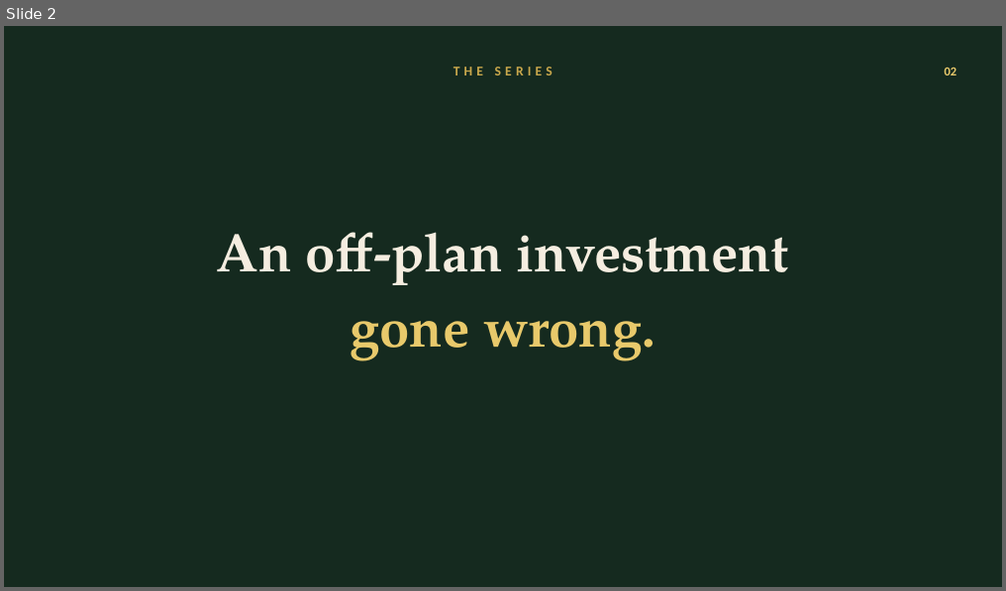
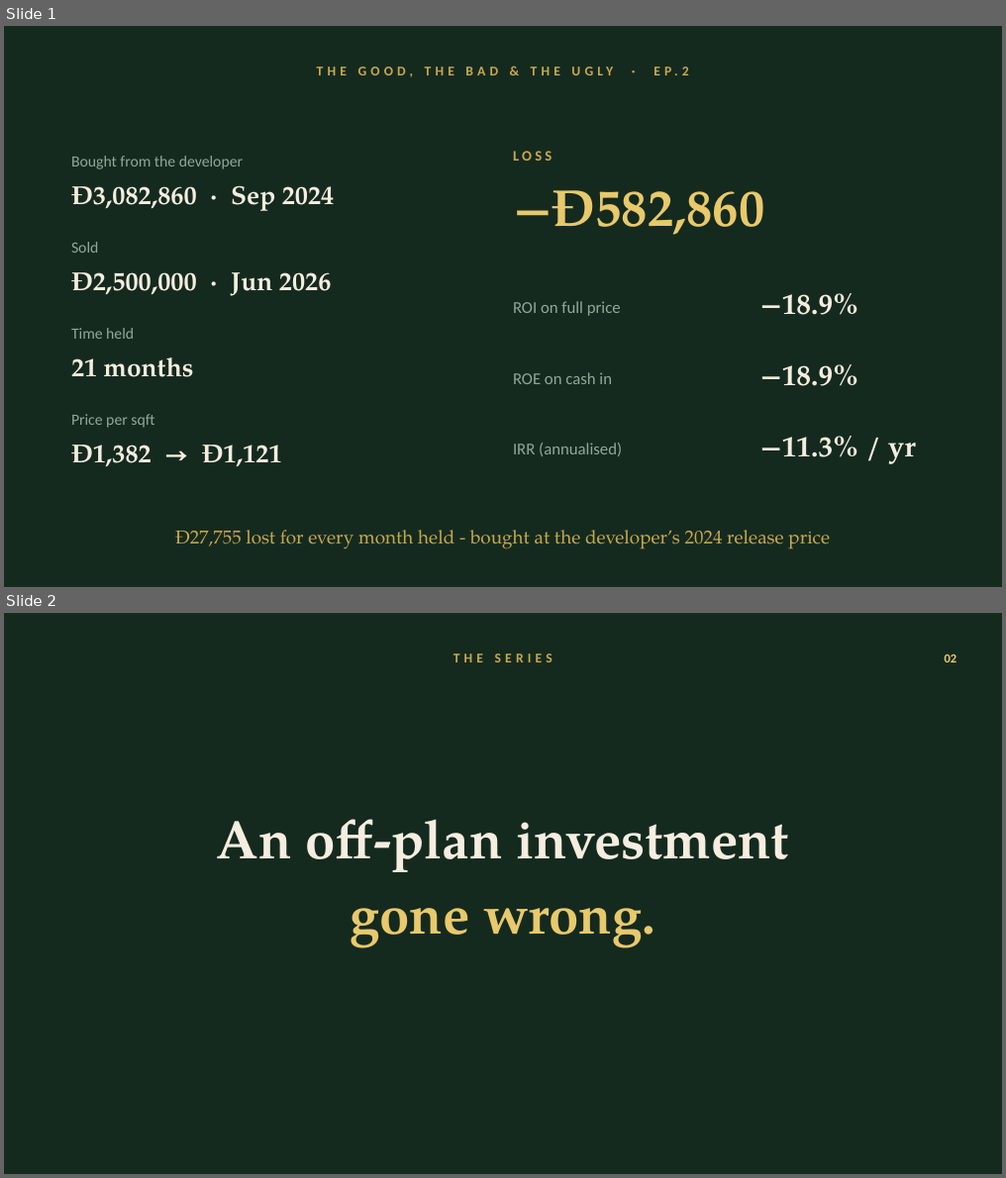
Before and after one commit to calum7macleod/dashboards, a slide deck: content-assets/lagoons-ep2/lagoons-ep2-gone-wrong.pptx. Shown one above the other, each under a label of ours: slide 2 before the commit, slides 1 and 2 after it. The pictures are 1006x591 and 1006x1178 pixels, drawn with LibreOffice and Linux fonts; fonts in the diff are those of the drawing. Boxes give left, top, right and bottom in pixels: in the first picture for what was removed or moved away, otherwise in the second. Text is boxed around its words. In the diff, an @@ line names an element or a change of style, - is before the commit and + after.

Commit message:
EP2 v3: full-number opener, ROE row, covered/reveal record pages

```diff
--- a/content-assets/lagoons-ep2/lagoons-ep2-gone-wrong.pptx
+++ b/content-assets/lagoons-ep2/lagoons-ep2-gone-wrong.pptx
@@ slide 1 added at (4,26,1002,587), background #152A1F @@
@@ text added at (682,67,689,76), 13 pt, text #C9A84C, bold @@
+THE GOOD, THE BAD & THE UGLY · EP.2
@@ text added at (71,156,243,170), 15 pt, text #8FA898 @@
+Bought from the developer
@@ text added at (513,151,551,161), 14 pt, text #C9A84C, bold @@
+LOSS
@@ text added at (71,185,334,211), 25 pt, text #F5EDE0, bold @@
+Đ3,082,860 · Sep 2024
@@ text added at (513,190,764,235), 50 pt, text #E8C96B, bold @@
+−Đ582,860
@@ text added at (71,242,98,253), 15 pt, text #8FA898 @@
+Sold
@@ text added at (71,273,331,296), 25 pt, text #F5EDE0, bold @@
+Đ2,500,000 · Jun 2026
@@ text added at (513,301,621,316), 16 pt, text #8FA898 @@
+ROI on full price
@@ text added at (760,293,859,315), 28 pt, text #F5EDE0, bold @@
+−18.9%
@@ text added at (71,328,134,339), 15 pt, text #8FA898 @@
+Time held
@@ text added at (71,358,194,377), 25 pt, text #F5EDE0, bold @@
+21 months
@@ text added at (513,372,612,384), 16 pt, text #8FA898 @@
+ROE on cash in
@@ text added at (760,365,859,386), 28 pt, text #F5EDE0, bold @@
+−18.9%
@@ text added at (71,414,154,428), 15 pt, text #8FA898 @@
+Price per sqft
@@ text added at (760,436,916,465), 28 pt, text #F5EDE0, bold @@
+−11.3% / yr
@@ text added at (71,445,282,467), 25 pt, text #F5EDE0, bold @@
+Đ1,382 → Đ1,121
@@ text added at (513,443,622,457), 16 pt, text #8FA898 @@
+IRR (annualised)
@@ text added at (175,530,830,550), 18 pt, text #C9A84C @@
+Đ27,755 lost for every month held - bought at the developer’s 2024 release price
```
Also in this commit, not shown: 3 slides changed, 1 other slide added, 1 slide removed.
